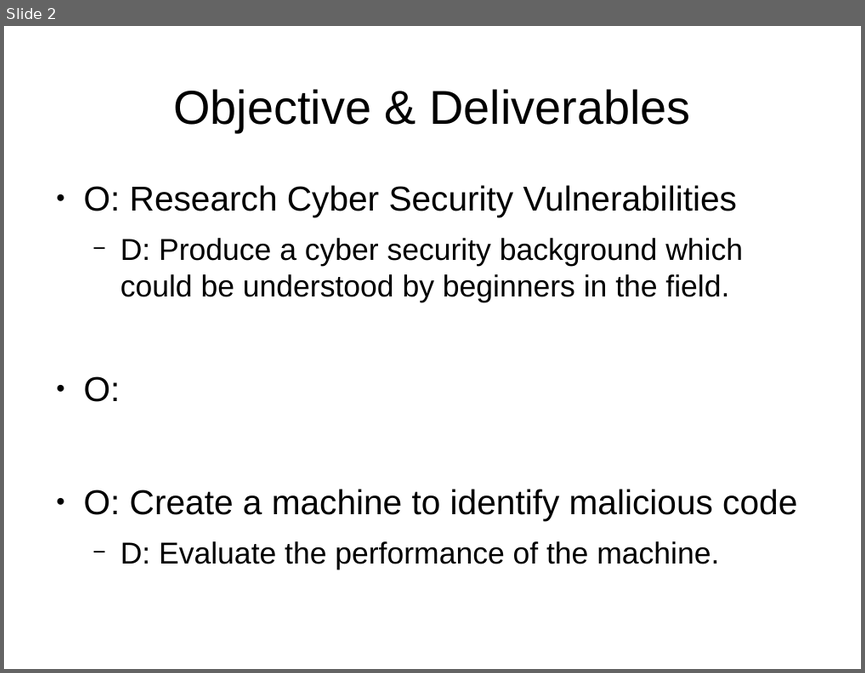
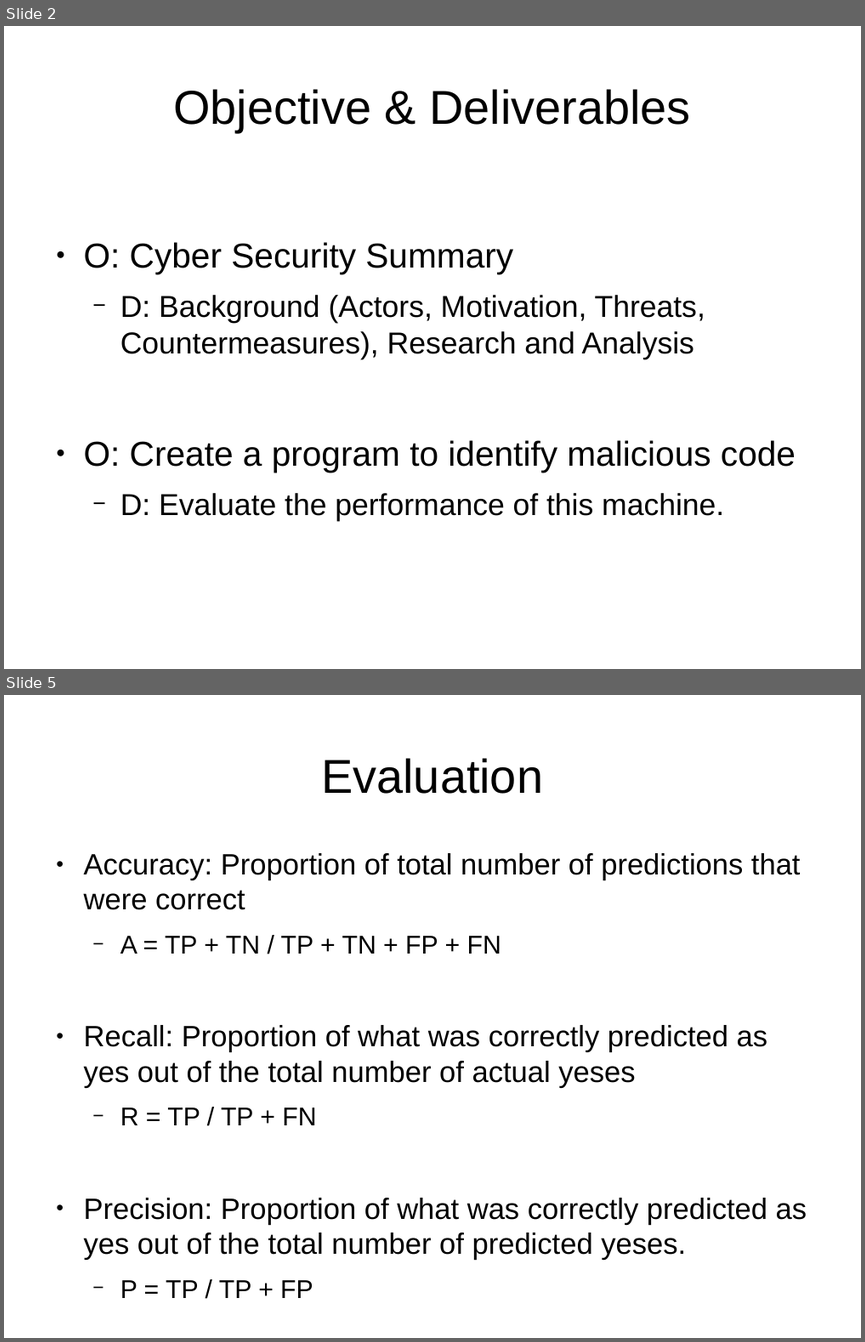
Before and after one commit to KayUOM/Project, a slide deck: presentation.odp. Shown one above the other, each under a label of ours: slide 2 before the commit, slides 2 and 5 after it; the slides between them are not shown. The pictures are 865x673 and 865x1342 pixels, drawn with LibreOffice and Linux fonts; fonts in the diff are those of the drawing. Boxes give left, top, right and bottom in pixels: in the first picture for what was removed or moved away, otherwise in the second. Text is boxed around its words. In the diff, an @@ line names an element or a change of style, - is before the commit and + after.

```diff
--- a/presentation.odp
+++ b/presentation.odp
@@ slide 5 added at [4, 695, 861, 1338], background #FFFFFF @@
@@ title added at [321, 758, 543, 794], 44 pt, text #000000 @@
+Evaluation
@@ text added at [84, 853, 806, 1298], 27.2 pt, text #000000 @@
+● Accuracy: Proportion of total number of predictions that were correct
+  − A = TP + TN / TP + TN + FP + FN
+● Recall: Proportion of what was correctly predicted as yes out of the total number of actual yeses
+  − R = TP / TP + FN
+● Precision: Proportion of what was correctly predicted as yes out of the total number of predicted yeses.
+  − P = TP / TP + FP
@@ slide 2 changed as well @@
@@ text at [84, 242, 795, 522]: text changed @@
-● O: Research Cyber Security Vulnerabilities
-  − D: Produce a cyber security background which could be understood by beginners in the field.
-● O:
-● O: Create a machine to identify malicious code
-  − D: Evaluate the performance of the machine.
+● O: Cyber Security Summary
+  − D: Background (Actors, Motivation, Threats, Countermeasures), Research and Analysis
+● O: Create a program to identify malicious code
+  − D: Evaluate the performance of this machine.
```
Also in this commit, not shown: 2 other slides changed, 3 other slides added, 1 slide removed, 7 other files.
